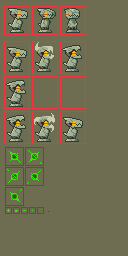
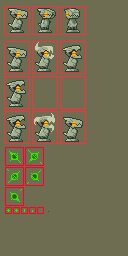
The second (128, 256) image is a revision of the first. Changes to its layers:
painted on "Background" over [6, 208, 33, 213]
